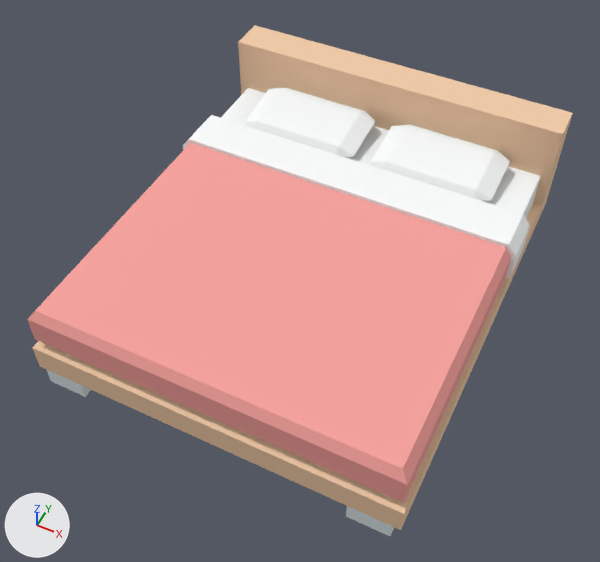
Renders of the glTF model assets/props/furniture/bedDouble.glb from each side of a commit.
The view is the same before and after, from a 50 mm camera at (1.112, -0.792, 1.71) aimed at (0.476, 0.479, 0.121). Arrows for +X, +Y and +Z are at lower left; the lights stay in place. The picture after the commit comes second. Vertices at exactly the same position are counted once.

Names of what the first picture shows: 'bedDouble(Clone)', 'cover', 'pillowLeft', 'pillowRight'.
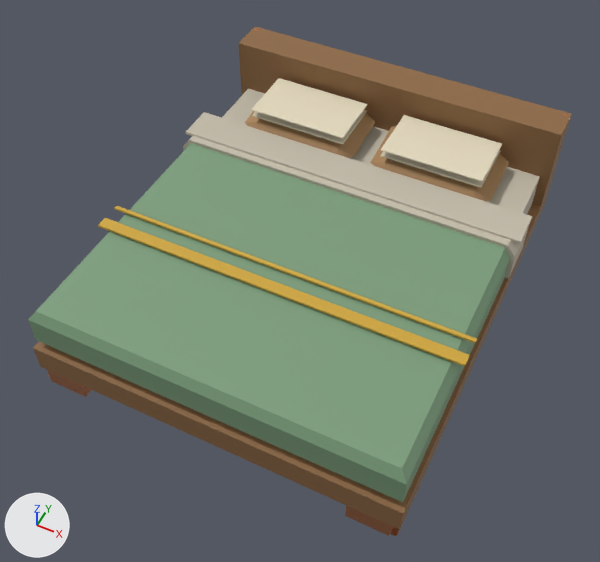
Changed parts and their boxes (x1, y1, x2, y2) in the pictures (600 x 562 px):
'cover', reshaped, moved, rescaled
    before: (27, 115, 530, 503)
    after: (28, 112, 532, 502)
'bedDouble(Clone)', reshaped, moved, rescaled
    before: (33, 25, 573, 536)
    after: (33, 26, 571, 536)
'pillowRight', reshaped, moved, rescaled (12% taller)
    before: (371, 124, 510, 201)
    after: (371, 115, 509, 201)
'pillowLeft', reshaped, moved, rescaled (16% taller)
    before: (245, 88, 375, 157)
    after: (245, 78, 375, 158)
part 1 of me_mesh_beddouble, added
    after: (390, 527, 399, 536)
part 2 of me_mesh_beddouble, recoloured
    both: (222, 89, 540, 214)
part 3 of me_mesh_beddouble, recoloured
    both: (33, 26, 571, 530)
part 4 of me_mesh_beddouble, recoloured
    both: (47, 370, 393, 536)
part 5 of me_mesh_cover, added
    after: (186, 112, 532, 244)
part 6 of me_mesh_cover, added
    after: (98, 218, 470, 367)
part 7 of me_mesh_cover, added
    after: (114, 206, 477, 343)
part 8 of me_mesh_cover, recoloured (pink to greyish green)
    both: (28, 143, 510, 502)
part 9 of me_mesh_cover, recoloured
    before: (183, 115, 530, 278)
    after: (183, 135, 529, 279)
part 10 of me_mesh_pillowleft, added
    after: (251, 78, 502, 188)
part 11 of me_mesh_pillowleft, recoloured (white to brown)
    before: (245, 88, 510, 201)
    after: (245, 111, 509, 201)

The change, as a list of edits to the scene's bpy script:
```text
Add mat_oak:
    mat_oak = principled_material('oak')
    mat_oak.base_color = (0.42, 0.24, 0.1)  # brown #ad8659
    mat_oak.roughness = 0.55
Add mat_sage:
    mat_sage = principled_material('sage')
    mat_sage.base_color = (0.2, 0.34, 0.2)  # greyish green #7c9e7c
    mat_sage.roughness = 0.6
Add mat_linen:
    mat_linen = principled_material('linen')
    mat_linen.base_color = (0.55, 0.5, 0.4)  # light grey #c4bcaa
    mat_linen.roughness = 0.9
Add mat_oakdark:
    mat_oakdark = principled_material('oakDark')
    mat_oakdark.base_color = (0.27, 0.14, 0.055)  # brown #8e6942
    mat_oakdark.roughness = 0.6
Add mat_copper:
    mat_copper = principled_material('copper')
    mat_copper.base_color = (0.55, 0.22, 0.1)  # orange #c48159
    mat_copper.metallic = 0.7
    mat_copper.roughness = 0.35
Change me_mesh_beddouble:
    remove me_mesh_beddouble.from_pydata(...)  # 52 vertices, 100 faces; spans x 0.003..0.953, y 0.0..1.125, z 0.0..0.375
    add me_mesh_beddouble.from_pydata(...)  # 254 vertices, 466 faces; spans x 0.001..0.955, y 0.0..1.127, z -0.001..0.377
    me_mesh_beddouble part 1: a new loose piece, an 8-sided cylinder along z spanning x 0.929..0.949, y 0.004..0.024, z -0.001..0.005, in mat_copper (orange #c48159)
    me_mesh_beddouble part 2: 8 faces spanning x 0.028..0.928, y 0.025..1.025, z 0.125..0.225 switch from mat_carpetwhite (white #fcffff) to mat_linen (light grey #c4bcaa)
    me_mesh_beddouble part 3: 42 faces spanning x 0.003..0.953, y 0.0..1.125, z 0.05..0.375 switch from mat_wood (beige #f3cca8) to mat_oakdark (brown #8e6942)
    me_mesh_beddouble part 4: 40 faces spanning x 0.023..0.933, y 0.0..1.125, z 0.0..0.05 switch from mat_metal (white #dfeaec) to mat_copper (orange #c48159)
    other edits to the shape of me_mesh_beddouble do not show in these pictures
Change me_mesh_cover:
    used by ob_cover; parent = ob_beddouble_clone; location = (0.01, 0.792, 0.215); rotation_euler = (0.0, 0.0, -1.571), in degrees (0, 0, -90); scale = (0.5, 0.5, 0.5)
    remove me_mesh_cover.from_pydata(...)  # 34 vertices, 64 faces; spans x -0.06..1.56, y -0.02..1.89, z -0.13..0.09
    add me_mesh_cover.from_pydata(...)  # 65 vertices, 107 faces; spans x -0.06..1.56, y -0.02..1.9, z -0.13..0.1
    me_mesh_cover part 5: a new loose piece, a box spanning x -0.059..0.141, y -0.024..1.896, z 0.082..0.098, in mat_linen (light grey #c4bcaa)
    me_mesh_cover part 6: a new loose piece, a box spanning x 0.905..0.965, y -0.024..1.896, z 0.082..0.094, in mat_mustard (yellow #cea638)
    me_mesh_cover part 7: a new loose piece, a box spanning x 0.805..0.825, y -0.024..1.896, z 0.082..0.093, in mat_mustard (yellow #cea638)
    me_mesh_cover part 8: 30 faces spanning x -0.06..1.56, y 0.0..1.87, z -0.13..0.07 switch from mat_carpet (pink #f9a39e) to mat_sage (greyish green #7c9e7c)
    me_mesh_cover part 9: 31 faces spanning x -0.06..0.19, y -0.02..1.89, z -0.13..0.09 switch from mat_carpetwhite (white #fcffff) to mat_linen (light grey #c4bcaa)
    other edits to the shape of me_mesh_cover do not show in these pictures
    add me_mesh_cover.materials.append(mat_mustard)  # yellow #cea638
Change me_mesh_pillowleft:
    used by ob_pillowleft; parent = ob_beddouble_clone; location = (0.113, 1.031, 0.217); rotation_euler = (0.0, 0.126, -1.571), in degrees (0, 7.2, -90); scale = (0.5, 0.85, 0.5)
    remove me_mesh_pillowleft.from_pydata(...)  # 16 vertices, 50 faces; spans x 0.0..0.4, y 0.0..0.4, z 0.06..0.14
    add me_mesh_pillowleft.from_pydata(...)  # 32 vertices, 74 faces; spans x 0.0..0.4, y 0.0..0.4, z 0.06..0.229
    me_mesh_pillowleft part 10
    8 vertices are added at x 0.024..0.355, y 0.035, z 0.138..0.229
    8 new vertices lie (0.0, 0.33, 0.0) away from vertices in x 0.024..0.355, y 0.035, z 0.138..0.229
    24 new faces join them, mat_cream (beige #e5dabf)
    me_mesh_pillowleft part 11: 50 faces spanning x 0.0..0.4, y 0.0..0.4, z 0.06..0.14 switch from mat_carpetwhite (white #fcffff) to mat_oak (brown #ad8659)
    add me_mesh_pillowleft.materials.append(mat_cream)  # beige #e5dabf
Change ob_beddouble_clone:
    ob_beddouble_clone.location: (0.0, 0.0, 0.0) -> (0.002, 0.0, 0.001)
    ob_beddouble_clone.scale: (1.0, 1.0, 1.0) -> (0.996, 0.998, 0.992)
```
